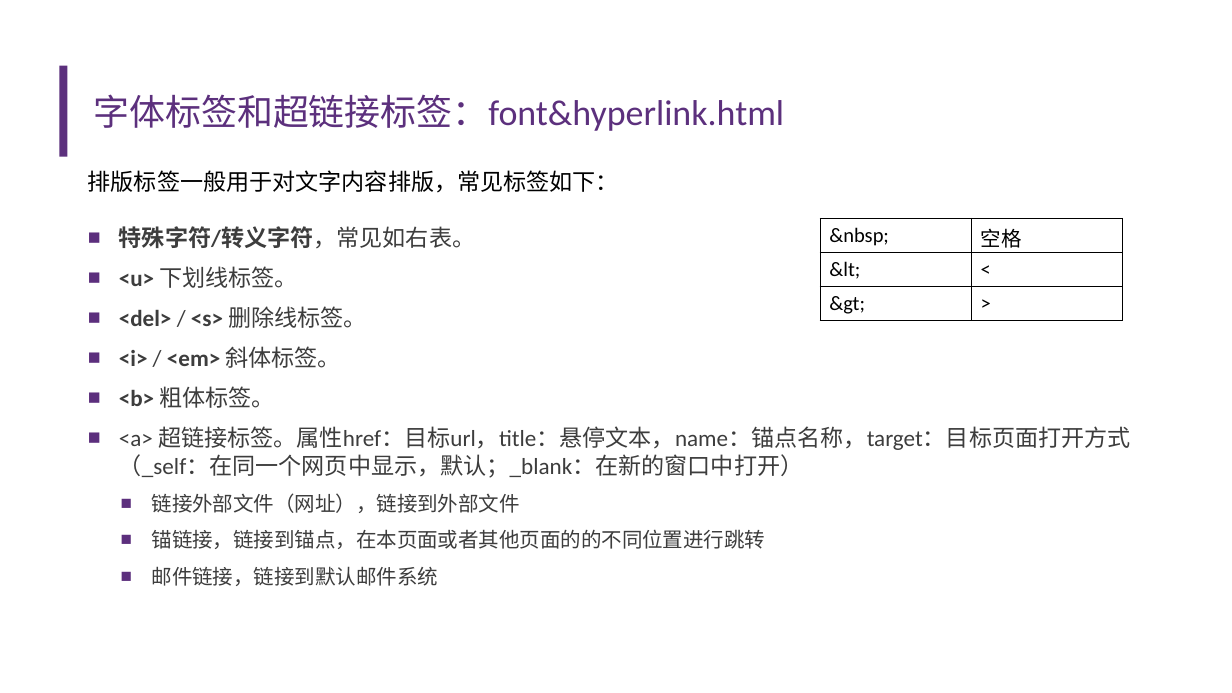
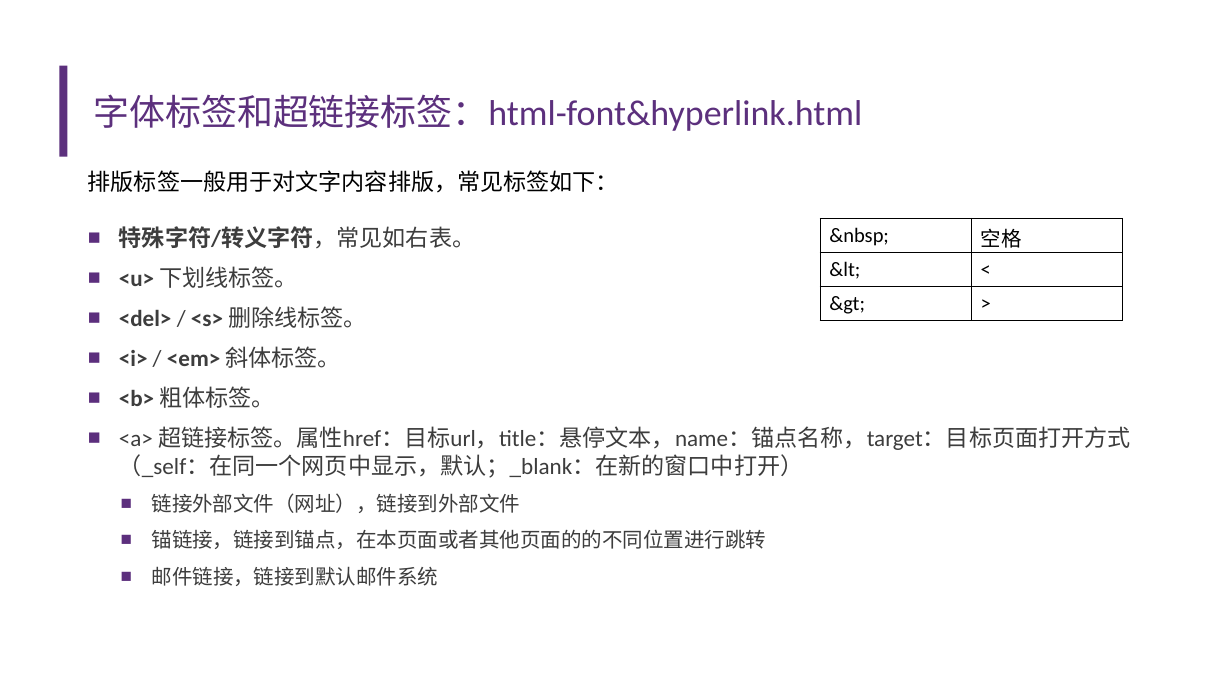
Before and after one commit to Aiemu/fe-intro, a slide deck: slide 13 of 前端.pptx (slide 12 before the commit). Drawn at 1232x693 pixels with LibreOffice and Linux fonts; fonts in the diff are those of the drawing; background and template pictures are left out. Boxes give left, top, right and bottom in pixels: in the first picture for what was removed or moved away, otherwise in the second. Text is boxed around its words. In the diff, an @@ line names an element or a change of style, - is before the commit and + after.

```diff
--- a/前端.pptx
+++ b/前端.pptx
@@ title at (94, 94, 863, 131): text changed @@
-字体标签和超链接标签：font&hyperlink.html
+字体标签和超链接标签：html-font&hyperlink.html
```
Also in this commit, not shown: 10 other slides changed, 1 slide added, 9 other files.
